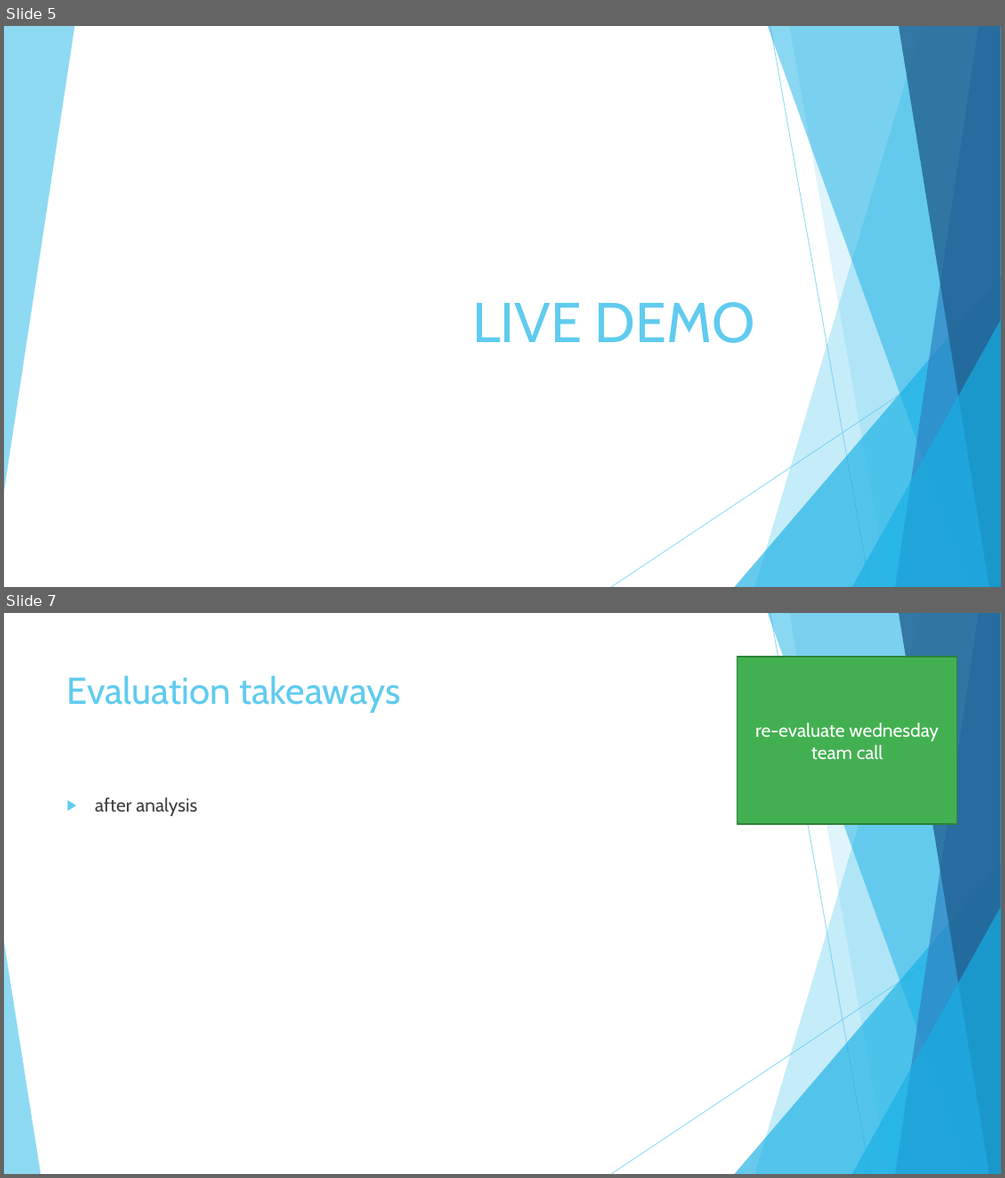
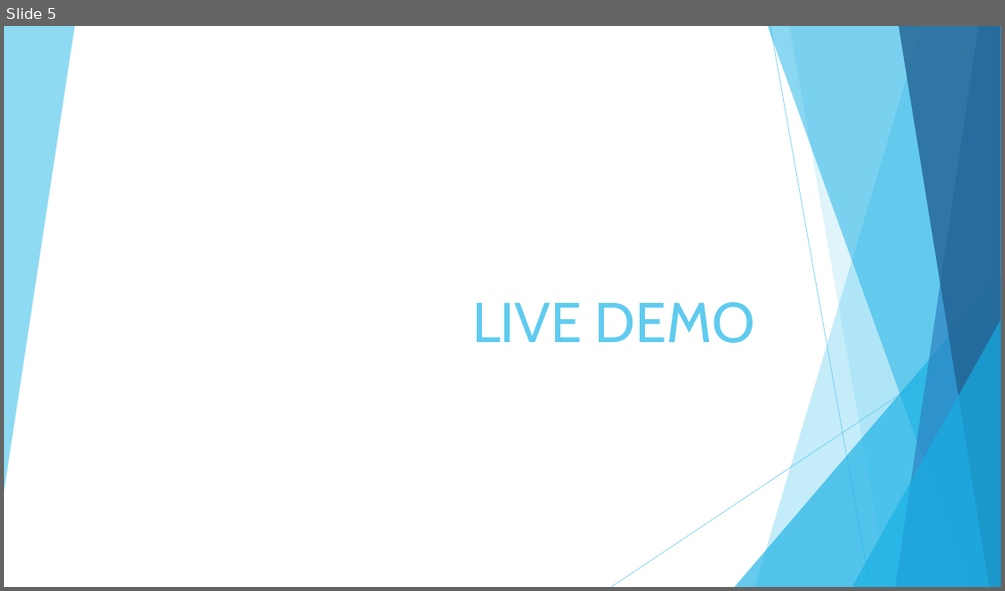
Before and after one commit to jorritvm/infovis, a slide deck: doc/final_presentation/group2_final_presentation.pptx. Shown one above the other, each under a label of ours: slides 5 and 7 before the commit, slide 5 after it; the slides between them are not shown. The pictures are 1005x1178 and 1005x591 pixels, drawn with LibreOffice and Linux fonts; fonts in the diff are those of the drawing. Boxes give left, top, right and bottom in pixels: in the first picture for what was removed or moved away, otherwise in the second. Text is boxed around its words. In the diff, an @@ line names an element or a change of style, - is before the commit and + after.

Commit message:
update final ppt after our team discussion

```diff
--- a/doc/final_presentation/group2_final_presentation.pptx
+++ b/doc/final_presentation/group2_final_presentation.pptx
@@ slide 7 removed at bbox=[4, 613, 1001, 1174], background #FFFFFF; not listed: 9 template elements that a slide beside it also shows @@
@@ rectangle removed at bbox=[736, 657, 956, 825] @@
-re-evaluate wednesday team call
@@ title removed at bbox=[67, 675, 401, 713] @@
-Evaluation takeaways
@@ text removed at bbox=[95, 797, 197, 816] @@
-▶ after analysis
@@ triangle removed at bbox=[4, 941, 40, 1174] @@
```
Also in this commit, not shown: 7 slides changed, 3 slides added, 2 other slides removed.
